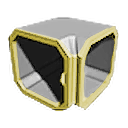
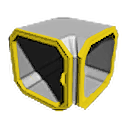
Layered file, before and after one edit (128x128). Changes by layer:
painted on "kopie ConveyorTurnMedium.png" over box(6, 23, 122, 114)
